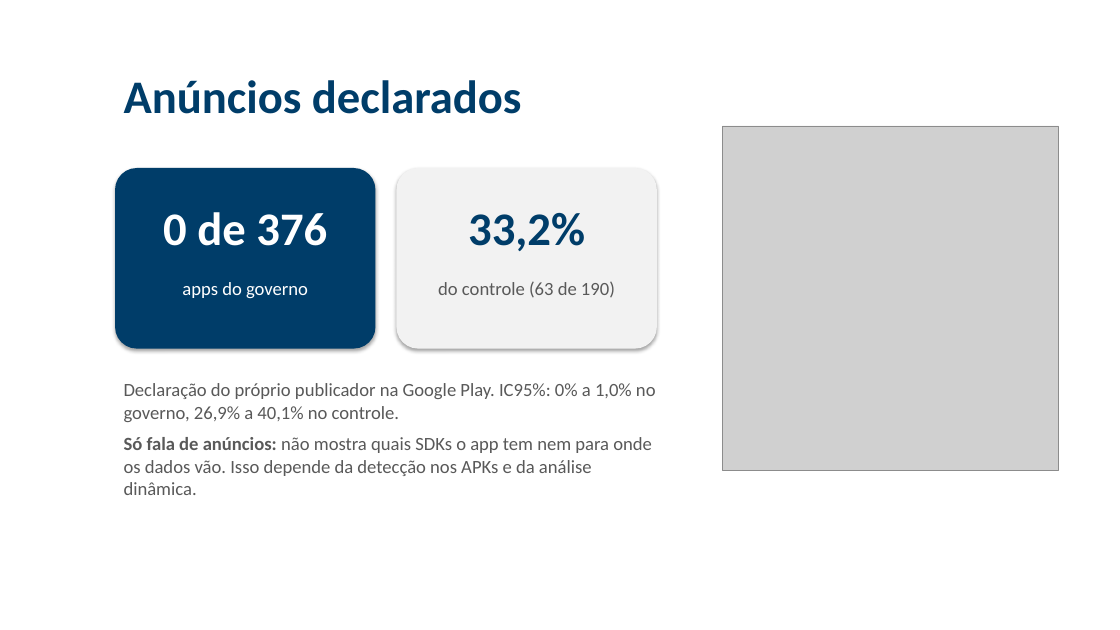
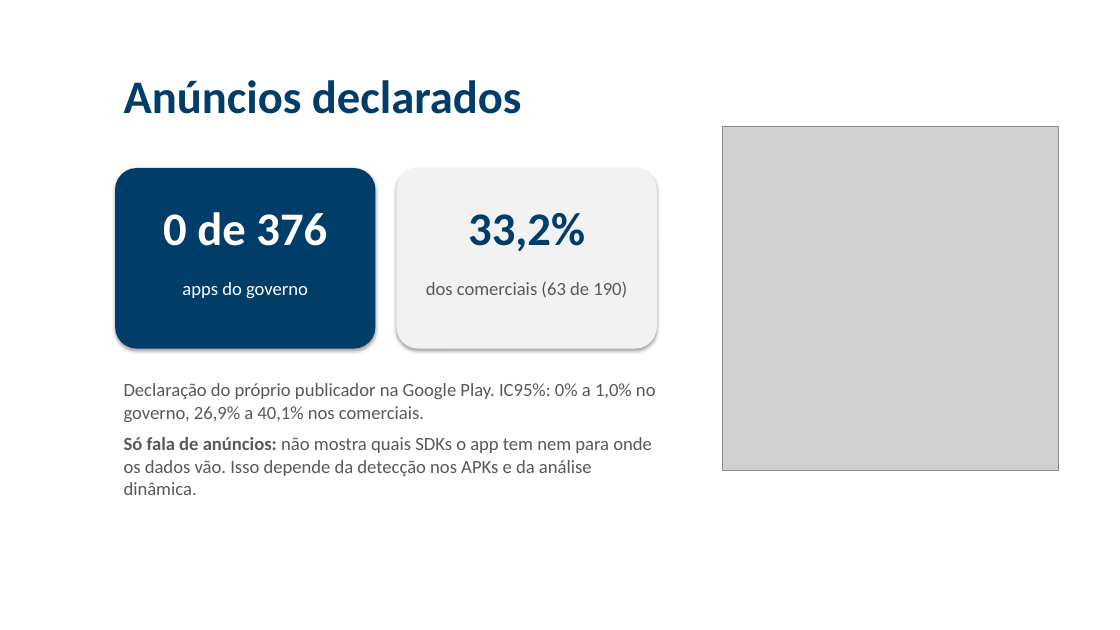
Before and after one commit to ClaudioAMF1/TCC, a slide deck: slide 9 of tcc/apresentacao/simulacao-defesa-rascunho.pptx. Drawn at 1120x630 pixels with LibreOffice and Linux fonts; fonts in the diff are those of the drawing; grey boxes stand for pictures; background and template pictures are left out. Boxes give left, top, right and bottom in pixels: in the first picture for what was removed or moved away, otherwise in the second. Text is boxed around its words. In the diff, an @@ line names an element or a change of style, - is before the commit and + after.

```diff
--- a/tcc/apresentacao/simulacao-defesa-rascunho.pptx
+++ b/tcc/apresentacao/simulacao-defesa-rascunho.pptx
@@ text at (426, 281, 627, 298): text changed @@
-do controle (63 de 190)
+dos comerciais (63 de 190)
@@ text at (124, 383, 656, 422): text changed @@
-Declaração do próprio publicador na Google Play. IC95%: 0% a 1,0% no governo, 26,9% a 40,1% no controle.
+Declaração do próprio publicador na Google Play. IC95%: 0% a 1,0% no governo, 26,9% a 40,1% nos comerciais.
```
Also in this commit, not shown: 7 other slides changed, 2 other files.
